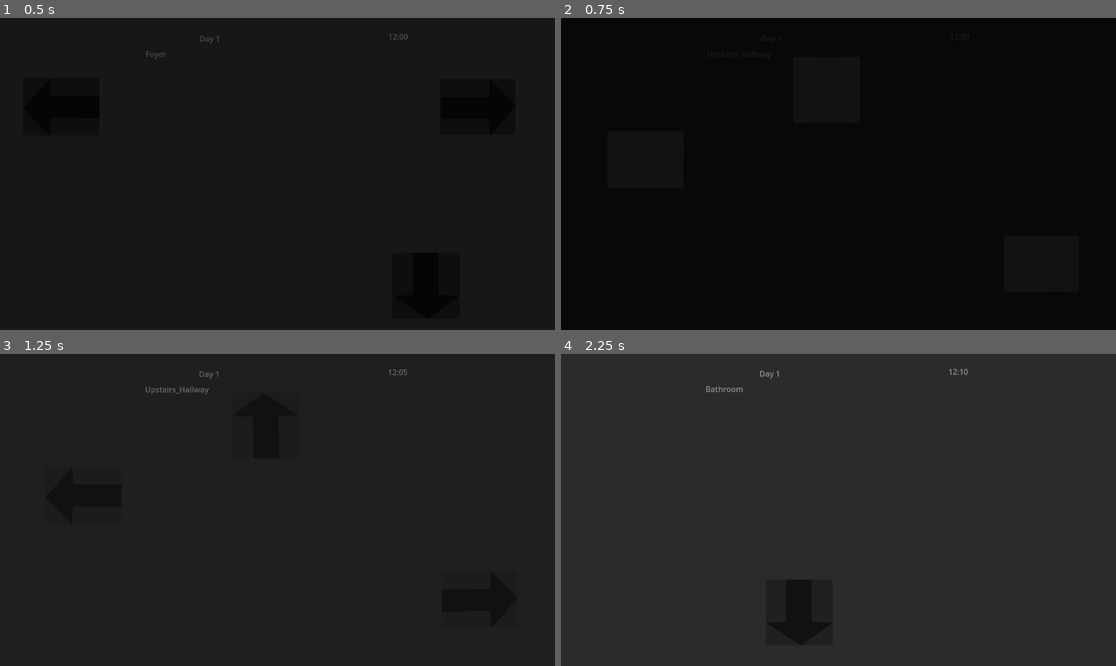
Above: before the commit, frames 1-4 (two rows, left to right).
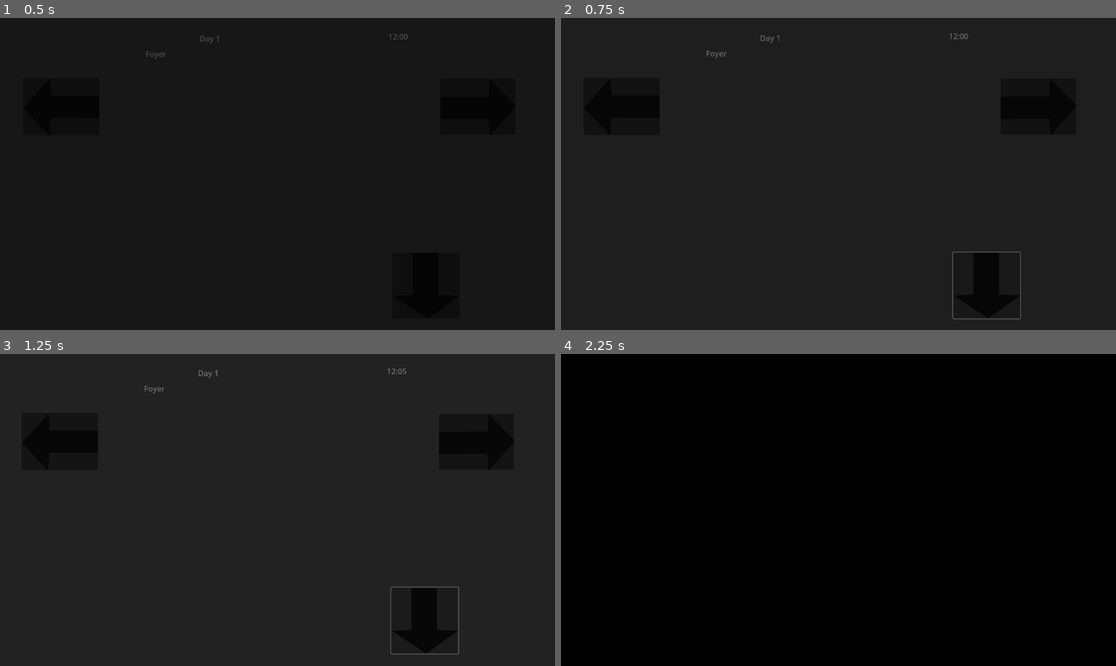
Above: after the commit, the same moments.

Repository: OblivionGoose/ela-project
Game: Godot game, scene res://scenes/game_controller.tscn
The game is run twice, just before and just after one commit, with the same random seed, the same clock (stepped at 60 frames per second) and the same inputs. This scene is started directly instead of the project's main scene.
Inputs (mouse positions are in pixels of both pictures, inside the frame that each line leads up to; where the layout moved, square brackets give the same spot in the first picture):
- Up to frame 1 (0.5 s): no input
- Up to frame 2 (0.75 s): click (988, 286) at 0.5 s
- Up to frame 3 (1.25 s): no input
- Up to frame 4 (2.25 s): click (622, 441) [644, 494] at 1.25 s; click (1038, 438) at 2.02 s

Frame 1 is identical in both runs. In frame 2, 0.3% of the frame differs, in the area x 26-83%, y 4-97%; in frame 3, 0.3%; in frame 4, 99%, in the area x 0-100%, y 0-100%.

Commit message:
finished the scene transitions

Diff:
--- a/scenes/Room Scenes/Basement_room.tscn
+++ b/scenes/Room Scenes/Basement_room.tscn
@@ -1,6 +1,7 @@
-[gd_scene load_steps=2 format=3 uid="uid://cidw2tfy67nga"]
+[gd_scene load_steps=3 format=3 uid="uid://cidw2tfy67nga"]
 
 [ext_resource type="Script" uid="uid://dv0yjvs6xjuqn" path="res://scripts/room scripts/basement_room.gd" id="1_g4fyu"]
+[ext_resource type="Texture2D" uid="uid://bynrsldawkssd" path="res://Assets/sprites/ImpTemplate.jpg" id="2_g0q8o"]
 
 [node name="Basement_room" type="Node2D"]
 script = ExtResource("1_g4fyu")
@@ -17,3 +18,21 @@
 color = Color(0.07, 0.07, 0.07, 1)
 polygon = PackedVector2Array(-66.8687, 43.01348, -31.732822, 84.89988, -30.823536, 56.896782, 33.17613, 56.689453, 33.065983, 22.689629, -30.432064, 23.395338, -32.516285, -2.5980453, -66.8687, 43.01348)
 uv = PackedVector2Array(-22.25, 83.75, 24.25, 59.25, -4.75, 55.75, -6.75, -15.25, -42.25, -16.25, -41.75, 46.25, -67.75, 52.75, -29.25, 83.75)
+
+[node name="Timer" type="Timer" parent="."]
+wait_time = 1.7999999999999998
+
+[node name="Sprite2D" type="Sprite2D" parent="."]
+z_index = -1
+position = Vector2(1016, 570.00006)
+scale = Vector2(0.2441457, 0.23828125)
+texture = ExtResource("2_g0q8o")
+
+[node name="BlackTransition" type="Polygon2D" parent="."]
+modulate = Color(1, 1, 1, 0)
+z_index = 1
+position = Vector2(654.30646, 78.781876)
+scale = Vector2(4.1762457, 4.484693)
+color = Color(0, 0, 0, 1)
+polygon = PackedVector2Array(-206, -36.75, 183.5, -38.75, 185.5, 155.75, -202.5, 157.25)
+uv = PackedVector2Array(-206, -36.75, 183.5, -38.75, 185.5, 155.75, -202.5, 157.25)
--- a/scenes/Room Scenes/Study_room.tscn
+++ b/scenes/Room Scenes/Study_room.tscn
@@ -30,3 +30,15 @@
 color = Color(0.07, 0.07, 0.07, 1)
 polygon = PackedVector2Array(-66.89978, 42.18144, -32.585545, 84.743546, -31.131577, 56.763443, 32.860004, 57.801388, 33.41142, 23.805855, -30.08834, 23.275955, -31.666414, -2.753067, -66.89978, 42.18144)
 uv = PackedVector2Array(-22.25, 83.75, 24.25, 59.25, -4.75, 55.75, -6.75, -15.25, -42.25, -16.25, -41.75, 46.25, -67.75, 52.75, -29.25, 83.75)
+
+[node name="Timer" type="Timer" parent="."]
+wait_time = 1.7999999999999998
+
+[node name="BlackTransition" type="Polygon2D" parent="."]
+modulate = Color(1, 1, 1, 0)
+z_index = 1
+position = Vector2(654.30646, 78.781876)
+scale = Vector2(4.1762457, 4.484693)
+color = Color(0, 0, 0, 1)
+polygon = PackedVector2Array(-206, -36.75, 183.5, -38.75, 185.5, 155.75, -202.5, 157.25)
+uv = PackedVector2Array(-206, -36.75, 183.5, -38.75, 185.5, 155.75, -202.5, 157.25)
--- a/scenes/Room Scenes/bathroom.tscn
+++ b/scenes/Room Scenes/bathroom.tscn
@@ -17,3 +17,15 @@
 color = Color(0.07, 0.07, 0.07, 1)
 polygon = PackedVector2Array(-22.25, 83.75, 19.75, 48.75, -8.25, 47.75, -8.25, -16.25, -42.25, -16.25, -41.75, 47.25, -67.75, 49.25, -22.25, 83.75)
 uv = PackedVector2Array(-22.25, 83.75, 24.25, 59.25, -4.75, 55.75, -6.75, -15.25, -42.25, -16.25, -41.75, 46.25, -67.75, 52.75, -29.25, 83.75)
+
+[node name="Timer" type="Timer" parent="."]
+wait_time = 1.7999999999999998
+
+[node name="BlackTransition" type="Polygon2D" parent="."]
+modulate = Color(1, 1, 1, 0)
+z_index = 1
+position = Vector2(654.30646, 78.781876)
+scale = Vector2(4.1762457, 4.484693)
+color = Color(0, 0, 0, 1)
+polygon = PackedVector2Array(-206, -36.75, 183.5, -38.75, 185.5, 155.75, -202.5, 157.25)
+uv = PackedVector2Array(-206, -36.75, 183.5, -38.75, 185.5, 155.75, -202.5, 157.25)
--- a/scenes/Room Scenes/bedroom.tscn
+++ b/scenes/Room Scenes/bedroom.tscn
@@ -17,3 +17,15 @@
 color = Color(0.07, 0.07, 0.07, 1)
 polygon = PackedVector2Array(-22.25, 83.75, 19.75, 48.75, -8.25, 47.75, -8.25, -16.25, -42.25, -16.25, -41.75, 47.25, -67.75, 49.25, -22.25, 83.75)
 uv = PackedVector2Array(-22.25, 83.75, 24.25, 59.25, -4.75, 55.75, -6.75, -15.25, -42.25, -16.25, -41.75, 46.25, -67.75, 52.75, -29.25, 83.75)
+
+[node name="Timer" type="Timer" parent="."]
+wait_time = 1.7999999999999998
+
+[node name="BlackTransition" type="Polygon2D" parent="."]
+modulate = Color(1, 1, 1, 0)
+z_index = 1
+position = Vector2(654.30646, 78.781876)
+scale = Vector2(4.1762457, 4.484693)
+color = Color(0, 0, 0, 1)
+polygon = PackedVector2Array(-206, -36.75, 183.5, -38.75, 185.5, 155.75, -202.5, 157.25)
+uv = PackedVector2Array(-206, -36.75, 183.5, -38.75, 185.5, 155.75, -202.5, 157.25)
--- a/scenes/Room Scenes/foyer_room.tscn
+++ b/scenes/Room Scenes/foyer_room.tscn
@@ -47,9 +47,11 @@
 uv = PackedVector2Array(-22.25, 83.75, 24.25, 59.25, -4.75, 55.75, -6.75, -15.25, -42.25, -16.25, -41.75, 46.25, -67.75, 52.75, -29.25, 83.75)
 
 [node name="Timer" type="Timer" parent="."]
+wait_time = 1.7999999999999998
 
 [node name="BlackTransition" type="Polygon2D" parent="."]
 modulate = Color(1, 1, 1, 0)
+z_index = 1
 position = Vector2(654.30646, 78.781876)
 scale = Vector2(4.1762457, 4.484693)
 color = Color(0, 0, 0, 1)
--- a/scenes/Room Scenes/kitchen_room.tscn
+++ b/scenes/Room Scenes/kitchen_room.tscn
@@ -17,3 +17,15 @@
 color = Color(0.07, 0.07, 0.07, 1)
 polygon = PackedVector2Array(-22.25, 83.75, 19.75, 48.75, -8.25, 47.75, -8.25, -16.25, -42.25, -16.25, -41.75, 47.25, -67.75, 49.25, -22.25, 83.75)
 uv = PackedVector2Array(-22.25, 83.75, 24.25, 59.25, -4.75, 55.75, -6.75, -15.25, -42.25, -16.25, -41.75, 46.25, -67.75, 52.75, -29.25, 83.75)
+
+[node name="Timer" type="Timer" parent="."]
+wait_time = 1.7999999999999998
+
+[node name="BlackTransition" type="Polygon2D" parent="."]
+modulate = Color(1, 1, 1, 0)
+z_index = 1
+position = Vector2(654.30646, 78.781876)
+scale = Vector2(4.1762457, 4.484693)
+color = Color(0, 0, 0, 1)
+polygon = PackedVector2Array(-206, -36.75, 183.5, -38.75, 185.5, 155.75, -202.5, 157.25)
+uv = PackedVector2Array(-206, -36.75, 183.5, -38.75, 185.5, 155.75, -202.5, 157.25)
--- a/scenes/Room Scenes/living_room.tscn
+++ b/scenes/Room Scenes/living_room.tscn
@@ -30,3 +30,15 @@
 color = Color(0.07, 0.07, 0.07, 1)
 polygon = PackedVector2Array(-22.25, 83.75, 19.75, 48.75, -8.25, 47.75, -8.25, -16.25, -42.25, -16.25, -41.75, 47.25, -67.75, 49.25, -22.25, 83.75)
 uv = PackedVector2Array(-22.25, 83.75, 24.25, 59.25, -4.75, 55.75, -6.75, -15.25, -42.25, -16.25, -41.75, 46.25, -67.75, 52.75, -29.25, 83.75)
+
+[node name="Timer" type="Timer" parent="."]
+wait_time = 1.7999999999999998
+
+[node name="BlackTransition" type="Polygon2D" parent="."]
+modulate = Color(1, 1, 1, 0)
+z_index = 1
+position = Vector2(654.30646, 78.781876)
+scale = Vector2(4.1762457, 4.484693)
+color = Color(0, 0, 0, 1)
+polygon = PackedVector2Array(-206, -36.75, 183.5, -38.75, 185.5, 155.75, -202.5, 157.25)
+uv = PackedVector2Array(-206, -36.75, 183.5, -38.75, 185.5, 155.75, -202.5, 157.25)
--- a/scenes/Room Scenes/upstairs_hallway.tscn
+++ b/scenes/Room Scenes/upstairs_hallway.tscn
@@ -43,3 +43,15 @@
 color = Color(0.07, 0.07, 0.07, 1)
 polygon = PackedVector2Array(18.616074, 38.93147, -16.573723, -2.9096375, -17.446943, 25.094603, -81.44629, 25.384361, -81.29235, 59.38401, -17.795267, 58.59652, -15.677573, 84.587204, 18.616074, 38.93147)
 uv = PackedVector2Array(-22.25, 83.75, 24.25, 59.25, -4.75, 55.75, -6.75, -15.25, -42.25, -16.25, -41.75, 46.25, -67.75, 52.75, -29.25, 83.75)
+
+[node name="Timer" type="Timer" parent="."]
+wait_time = 1.7999999999999998
+
+[node name="BlackTransition" type="Polygon2D" parent="."]
+modulate = Color(1, 1, 1, 0)
+z_index = 1
+position = Vector2(654.30646, 78.781876)
+scale = Vector2(4.1762457, 4.484693)
+color = Color(0, 0, 0, 1)
+polygon = PackedVector2Array(-206, -36.75, 183.5, -38.75, 185.5, 155.75, -202.5, 157.25)
+uv = PackedVector2Array(-206, -36.75, 183.5, -38.75, 185.5, 155.75, -202.5, 157.25)
--- a/scenes/game_controller.tscn
+++ b/scenes/game_controller.tscn
@@ -37,7 +37,6 @@
 position = Vector2(576, 309)
 
 [node name="BlackTransition" type="Polygon2D" parent="World2D"]
-modulate = Color(1, 1, 1, 0)
 position = Vector2(654.30646, 78.781876)
 scale = Vector2(4.1762457, 4.484693)
 color = Color(0, 0, 0, 1)
--- a/scripts/World2d.gd
+++ b/scripts/World2d.gd
@@ -6,6 +6,8 @@
 var Camera_y: float = 0
 var x = 0
 var y = 0
+var Camera_speed: float = 1
+var Camera_intensity: float = 1
 var opacity: float = 0
 var is_fade_out: bool = false
 
@@ -92,6 +94,7 @@
 	opacity = 1
 	is_fade_out = true
 
+# Called whenever the black screen needs to fade in or out.
 func _fade():
 	var black_screen = $BlackTransition
 	black_screen.modulate = Color(1,1,1,opacity)
@@ -106,7 +109,9 @@
 		Camera_y = 0
 		x = 0
 		y = 0
-
+		var black_screen = $BlackTransition
+		black_screen.modulate = Color(1,1,1,1)
+# processes the fading out sequence
 	if is_fade_out:
 		if opacity == 0:
 			is_fade_out = false
@@ -115,8 +120,8 @@
 			_fade()
 # Processes idle Camera movement.
 	var Camera = $Camera2D
-	x += delta/2
-	y += delta/2
-	Camera_x += cos(x) / 14.19
-	Camera_y += sin(y) / 8
+	x += delta * Camera_speed/2
+	y += delta * Camera_speed/2
+	Camera_x += cos(x) * Camera_intensity * Camera_speed / 14.19
+	Camera_y += sin(y) * Camera_intensity * Camera_speed / 8
 	Camera.set_offset(Vector2(Camera_x, Camera_y))
--- a/scripts/menu.gd
+++ b/scripts/menu.gd
@@ -7,7 +7,7 @@
 	quit.pressed.connect(_quit_pressed)
 	cred.pressed.connect(_credit_pressed)
 	button.pressed.connect(_button_pressed)
-	add_child(button)
+
 
 func _quit_pressed():
 	get_tree().quit(0)
--- a/scripts/room scripts/basement_room.gd
+++ b/scripts/room scripts/basement_room.gd
@@ -1,15 +1,32 @@
 extends Node2D
 
+var fade: bool = false
+var opacity: float = 0
 
 # Called when the node enters the scene tree for the first time.
 func _ready():
 	var button1 = $Button
 	button1.pressed.connect(_button_pressed)
+	var black_screen = $BlackTransition
+	black_screen.modulate = Color(1,1,1,1)
 
 func _button_pressed():
+	fade = true
+	var button1 = $Button
+	button1.set_disabled(true)
+	var timer = $Timer
+	timer.start()
+	timer.timeout.connect(move_scene1)
+func move_scene1():
 	globals.game_controller.change_2d_scene("res://scenes/Room Scenes/Study_room.tscn")
 	globals.new_room = "Study"
 
 # Called every frame. 'delta' is the elapsed time since the previous frame.
 func _process(delta: float) -> void:
-	pass
+	var black_screen = $BlackTransition
+
+	if fade:
+		opacity += 0.01
+		black_screen.modulate = Color(1,1,1,opacity)
+	else:
+		black_screen.modulate = Color(1,1,1,0)
--- a/scripts/room scripts/bathroom.gd
+++ b/scripts/room scripts/bathroom.gd
@@ -1,14 +1,31 @@
 extends Node2D
 
+var fade: bool = false
+var opacity: float = 0
 
 func _ready():
 	var button1 = $Button
 	button1.pressed.connect(_button_pressed)
+	var black_screen = $BlackTransition
+	black_screen.modulate = Color(1,1,1,1)
 
 func _button_pressed():
+	fade = true
+	var button1 = $Button
+	button1.set_disabled(true)
+	var timer = $Timer
+	timer.start()
+	timer.timeout.connect(move_scene1)
+func move_scene1():
 	globals.game_controller.change_2d_scene("res://scenes/Room Scenes/Upstairs_Hallway.tscn")
 	globals.new_room = "Upstairs_Hallway"
 
 # Called every frame. 'delta' is the elapsed time since the previous frame.
 func _process(delta: float) -> void:
-	pass
+	var black_screen = $BlackTransition
+
+	if fade:
+		opacity += 0.01
+		black_screen.modulate = Color(1,1,1,opacity)
+	else:
+		black_screen.modulate = Color(1,1,1,0)
--- a/scripts/room scripts/bedroom.gd
+++ b/scripts/room scripts/bedroom.gd
@@ -1,14 +1,31 @@
 extends Node2D
 
+var fade: bool = false
+var opacity: float = 0
 
 func _ready():
 	var button1 = $Button
 	button1.pressed.connect(_button_pressed)
+	var black_screen = $BlackTransition
+	black_screen.modulate = Color(1,1,1,1)
 
 func _button_pressed():
+	fade = true
+	var button1 = $Button
+	button1.set_disabled(true)
+	var timer = $Timer
+	timer.start()
+	timer.timeout.connect(move_scene1)
+func move_scene1():
 	globals.game_controller.change_2d_scene("res://scenes/Room Scenes/Upstairs_Hallway.tscn")
 	globals.new_room = "Upstairs_Hallway"
 
 # Called every frame. 'delta' is the elapsed time since the previous frame.
 func _process(delta: float) -> void:
-	pass
+	var black_screen = $BlackTransition
+
+	if fade:
+		opacity += 0.01
+		black_screen.modulate = Color(1,1,1,opacity)
+	else:
+		black_screen.modulate = Color(1,1,1,0)
--- a/scripts/room scripts/foyer_room.gd
+++ b/scripts/room scripts/foyer_room.gd
@@ -1,6 +1,7 @@
 extends Node2D
 
 var fade: bool = false
+var opacity: float = 0
 
 # Called when the node enters the scene tree for the first time.
 func _ready():
@@ -10,17 +11,35 @@
 	button1.pressed.connect(_button_pressed)
 	button2.pressed.connect(_button_pressed2)
 	button3.pressed.connect(_button_pressed3)
+	var black_screen = $BlackTransition
+	black_screen.modulate = Color(1,1,1,1)
 
 func _button_pressed():
+	fade = true
+	var button1 = $Button
+	button1.set_disabled(true)
+	var timer = $Timer
+	timer.start()
+	timer.timeout.connect(move_scene1)
+func move_scene1():
 	globals.game_controller.change_2d_scene("res://scenes/Room Scenes/Upstairs_Hallway.tscn")
 	globals.new_room = "Upstairs_Hallway"
 
 func _button_pressed2():
+	fade = true
+	var button1 = $Button
+	button1.set_disabled(true)
+	var timer = $Timer
+	timer.start()
+	timer.timeout.connect(move_scene2)
+func move_scene2():
 	globals.game_controller.change_2d_scene("res://scenes/Room Scenes/study_room.tscn")
 	globals.new_room = "Study"
 
 func _button_pressed3():
-	get_parent().is_fade_in = true
+	fade = true
+	var button1 = $Button
+	button1.set_disabled(true)
 	var timer = $Timer
 	timer.start()
 	timer.timeout.connect(move_scene3)
@@ -32,5 +51,9 @@
 # Called every frame. 'delta' is the elapsed time since the previous frame.
 func _process(delta: float) -> void:
 	var black_screen = $BlackTransition
+
 	if fade:
-		pass
+		opacity += 0.01
+		black_screen.modulate = Color(1,1,1,opacity)
+	else:
+		black_screen.modulate = Color(1,1,1,0)
--- a/scripts/room scripts/kitchen_room.gd
+++ b/scripts/room scripts/kitchen_room.gd
@@ -1,14 +1,31 @@
 extends Node2D
 
+var fade: bool = false
+var opacity: float = 0
 
 func _ready():
 	var button1 = $Button
 	button1.pressed.connect(_button_pressed)
+	var black_screen = $BlackTransition
+	black_screen.modulate = Color(1,1,1,1)
 
 func _button_pressed():
+	fade = true
+	var button1 = $Button
+	button1.set_disabled(true)
+	var timer = $Timer
+	timer.start()
+	timer.timeout.connect(move_scene1)
+func move_scene1():
 	globals.game_controller.change_2d_scene("res://scenes/Room Scenes/living_room.tscn")
 	globals.new_room = "Living"
 
 # Called every frame. 'delta' is the elapsed time since the previous frame.
 func _process(delta: float) -> void:
-	pass
+	var black_screen = $BlackTransition
+
+	if fade:
+		opacity += 0.01
+		black_screen.modulate = Color(1,1,1,opacity)
+	else:
+		black_screen.modulate = Color(1,1,1,0)
--- a/scripts/room scripts/living_room.gd
+++ b/scripts/room scripts/living_room.gd
@@ -1,23 +1,47 @@
 extends Node2D
 
+var fade: bool = false
+var opacity: float = 0
 
 # Called when the node enters the scene tree for the first time.
 func _ready():
 	var button1 = $Button
 	var button2 = $Button2
+	var black_screen = $BlackTransition
+	black_screen.modulate = Color(1,1,1,1)
 
 	button1.pressed.connect(_button_pressed)
 	button2.pressed.connect(_button_pressed2)
 
 
 func _button_pressed():
+	fade = true
+	var button1 = $Button
+	button1.set_disabled(true)
+	var timer = $Timer
+	timer.start()
+	timer.timeout.connect(move_scene1)
+func move_scene1():
 	globals.game_controller.change_2d_scene("res://scenes/Room Scenes/kitchen_room.tscn")
 	globals.new_room = "Kitchen"
 
 func _button_pressed2():
+	fade = true
+	var button1 = $Button
+	button1.set_disabled(true)
+	var timer = $Timer
+	timer.start()
+	timer.timeout.connect(move_scene2)
+func move_scene2():
 	globals.game_controller.change_2d_scene("res://scenes/Room Scenes/foyer_room.tscn")
 	globals.new_room = "Foyer"
 
 # Called every frame. 'delta' is the elapsed time since the previous frame.
 func _process(delta: float) -> void:
-	pass
+	var black_screen = $BlackTransition
+
+	if fade:
+		opacity += 0.01
+		black_screen.modulate = Color(1,1,1,opacity)
+	else:
+		black_screen.modulate = Color(1,1,1,0)
--- a/scripts/room scripts/study_room.gd
+++ b/scripts/room scripts/study_room.gd
@@ -1,5 +1,7 @@
 extends Node2D
 
+var fade: bool = false
+var opacity: float = 0
 
 # Called when the node enters the scene tree for the first time.
 func _ready():
@@ -7,15 +9,37 @@
 	var button2 = $Button2
 	button1.pressed.connect(_button_pressed)
 	button2.pressed.connect(_button_pressed2)
+	var black_screen = $BlackTransition
+	black_screen.modulate = Color(1,1,1,1)
 
 func _button_pressed():
+	fade = true
+	var button1 = $Button
+	button1.set_disabled(true)
+	var timer = $Timer
+	timer.start()
+	timer.timeout.connect(move_scene1)
+func move_scene1():
 	globals.game_controller.change_2d_scene("res://scenes/Room Scenes/Basement_room.tscn")
 	globals.new_room = "basement"
 
 func _button_pressed2():
+	fade = true
+	var button1 = $Button
+	button1.set_disabled(true)
+	var timer = $Timer
+	timer.start()
+	timer.timeout.connect(move_scene2)
+func move_scene2():
 	globals.game_controller.change_2d_scene("res://scenes/Room Scenes/foyer_room.tscn")
 	globals.new_room = "Foyer"
 
 # Called every frame. 'delta' is the elapsed time since the previous frame.
 func _process(delta: float) -> void:
-	pass
+	var black_screen = $BlackTransition
+
+	if fade:
+		opacity += 0.01
+		black_screen.modulate = Color(1,1,1,opacity)
+	else:
+		black_screen.modulate = Color(1,1,1,0)
--- a/scripts/room scripts/upstairs_hallway.gd
+++ b/scripts/room scripts/upstairs_hallway.gd
@@ -1,4 +1,7 @@
 extends Node2D
+
+var fade: bool = false
+var opacity: float = 0
 
 func _ready():
 	var button1 = $Button
@@ -7,20 +10,49 @@
 	button1.pressed.connect(_button_pressed)
 	button2.pressed.connect(_button_pressed2)
 	button3.pressed.connect(_button_pressed3)
+	var black_screen = $BlackTransition
+	black_screen.modulate = Color(1,1,1,1)
 
 
 func _button_pressed():
+	fade = true
+	var button1 = $Button
+	button1.set_disabled(true)
+	var timer = $Timer
+	timer.start()
+	timer.timeout.connect(move_scene1)
+func move_scene1():
 	globals.game_controller.change_2d_scene("res://scenes/Room Scenes/bedroom.tscn")
 	globals.new_room = "bedroom"
 
 func _button_pressed2():
+	fade = true
+	var button1 = $Button
+	button1.set_disabled(true)
+	var timer = $Timer
+	timer.start()
+	timer.timeout.connect(move_scene2)
+func move_scene2():
 	globals.game_controller.change_2d_scene("res://scenes/Room Scenes/bathroom.tscn")
 	globals.new_room = "Bathroom"
 
 func _button_pressed3():
+	fade = true
+	var button1 = $Button
+	button1.set_disabled(true)
+	var timer = $Timer
+	timer.start()
+	timer.timeout.connect(move_scene3)
+func move_scene3():
 	globals.game_controller.change_2d_scene("res://scenes/Room Scenes/foyer_room.tscn")
 	globals.new_room = "Foyer"
 
 # Called every frame. 'delta' is the elapsed time since the previous frame.
 func _process(delta: float) -> void:
-	pass
+	var black_screen = $BlackTransition
+
+	if fade:
+		opacity += 0.01
+		black_screen.modulate = Color(1,1,1,opacity)
+	else:
+		black_screen.modulate = Color(1,1,1,0)
Binary file added: Assets/sprites/ImpTemplate.jpg
Not shown, added: Assets/sprites/ImpTemplate.jpg.import
